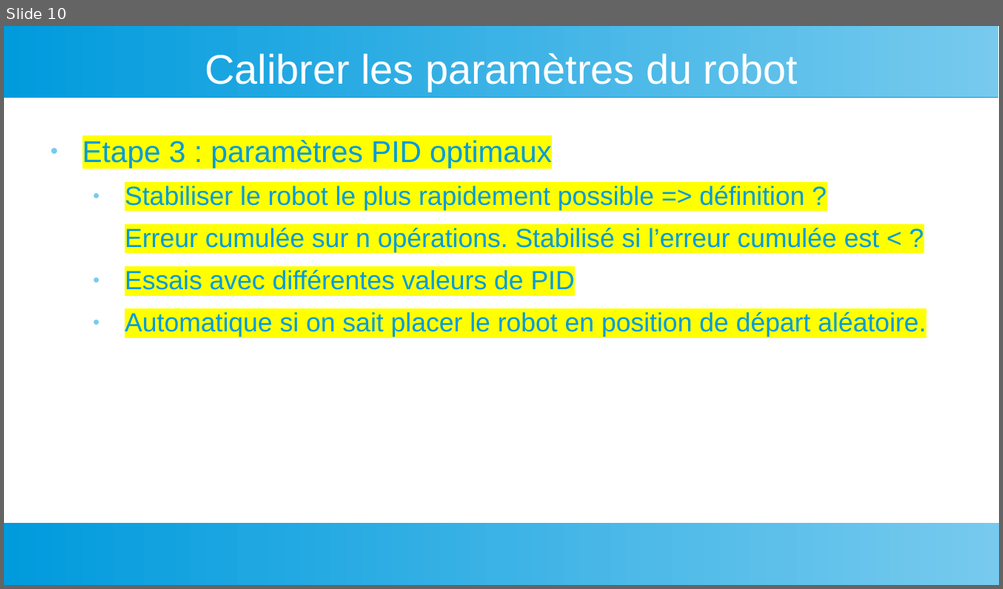
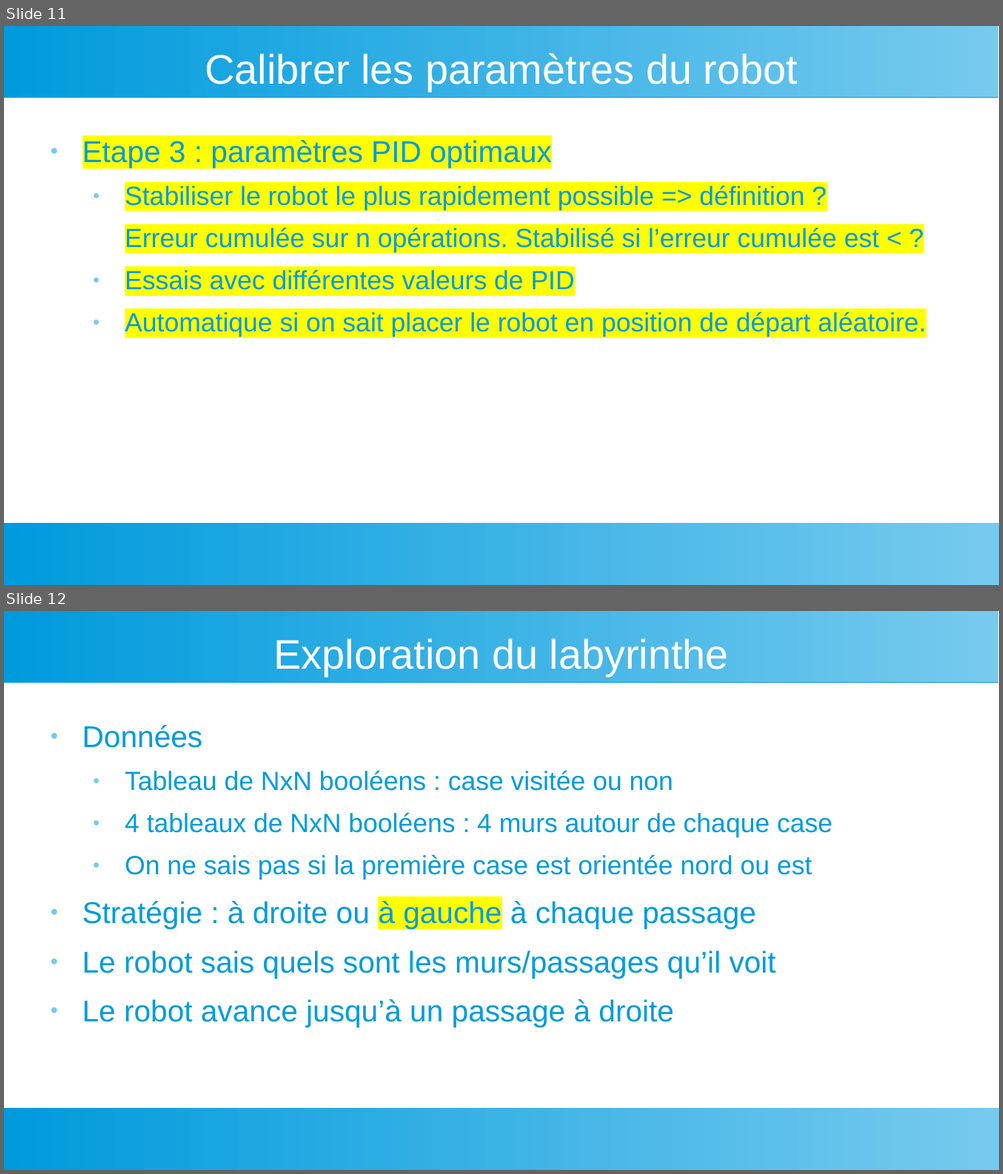
Before and after one commit to LaFabrickMassy/Projet-Fablab, a slide deck: Robotique/Micromouse/Micromouse.odp. Shown one above the other, each under a label of ours: slide 10 before the commit, slides 11 and 12 after it. The pictures are 1003x589 and 1003x1174 pixels, drawn with LibreOffice and Linux fonts; fonts in the diff are those of the drawing. Boxes give left, top, right and bottom in pixels: in the first picture for what was removed or moved away, otherwise in the second. Text is boxed around its words. In the diff, an @@ line names an element or a change of style, - is before the commit and + after.

```diff
--- a/Robotique/Micromouse/Micromouse.odp
+++ b/Robotique/Micromouse/Micromouse.odp
@@ slide 12 added at <box>4,611,999,1170</box>, background #FFFFFF; not listed: 2 template elements that a slide beside it also shows @@
@@ title added at <box>273,638,728,676</box>, 33 pt, text #FFFFFF @@
+Exploration du labyrinthe
@@ text added at <box>82,725,832,1028</box>, 21 pt, text #009BDD @@
+● Données
+  ● Tableau de NxN booléens : case visitée ou non
+  ● 4 tableaux de NxN booléens : 4 murs autour de chaque case
+  ● On ne sais pas si la première case est orientée nord ou est
+● Stratégie : à droite ou à gauche à chaque passage
+● Le robot sais quels sont les murs/passages qu’il voit
+● Le robot avance jusqu’à un passage à droite
@@ what was slide 10 is now slide 11 @@
```
Also in this commit, not shown: 2 slides changed, 1 other slide added.
